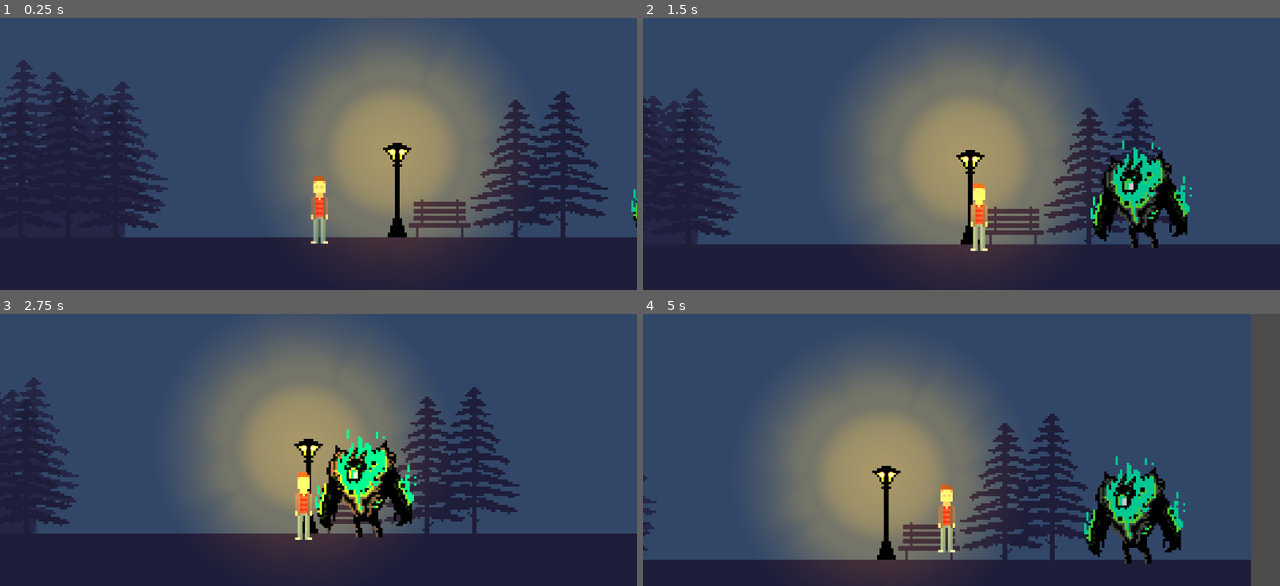
Above: before the commit, frames 1-4 (two rows, left to right).
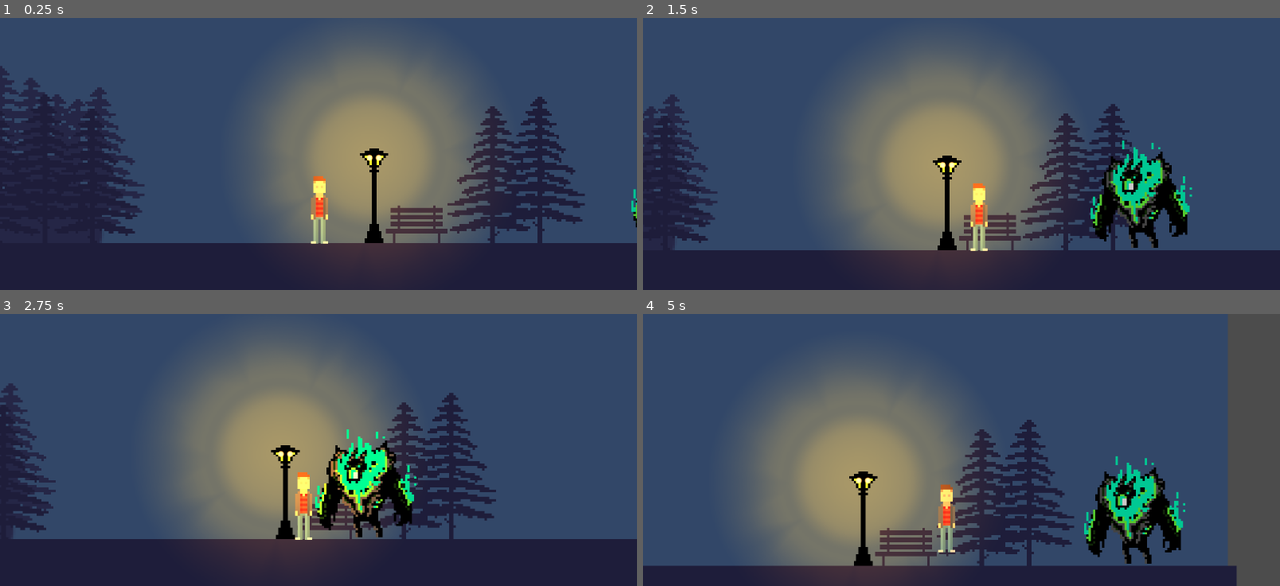
Above: after the commit, the same moments.

Repository: TjCulham/NightCrawler
Game: Godot game, scene res://source/levels/TestLevel.tscn
Same seed, same stepped clock (60 frames per second), same inputs: the game is played once before the commit and once after it.
Inputs:
- Up to frame 1 (0.25 s): no input
- Up to frame 2 (1.5 s): hold D (moveRight) from 0.53 s (still down); tap W (jump) at 0.77 s
- Up to frame 3 (2.75 s): tap W (jump) at 1.52 s; release D (moveRight) at 2.03 s; hold A (moveLeft) from 2.03 s (still down)
- Up to frame 4 (5 s): release A (moveLeft) at 2.78 s; hold D (moveRight) 2.78-4.28 s; tap W (jump) at 3.02, 3.77, 4.52 s; hold A (moveLeft) from 4.28 s (still down)

The runs differ from the first frame. In frame 1, 16% of the frame differs, in the area x 0-100%, y 15-84%; in frame 2, 13%; in frame 3, 13%; in frame 4, 16%, in the area x 0-96%, y 0-100%.

Commit message:
Moved background down

Diff:
--- a/source/levels/TestLevel.tscn
+++ b/source/levels/TestLevel.tscn
@@ -36,7 +36,7 @@
 [node name="TestLevel" type="Node2D"]
 
 [node name="WIP BACKGROUND FOR NIGHTCRAWLER" type="Sprite" parent="."]
-position = Vector2( 340.629, -491.808 )
+position = Vector2( 264.434, -472.259 )
 scale = Vector2( 7.80726, 7.80726 )
 texture = ExtResource( 1 )
 
@@ -49,7 +49,7 @@
 tile_data = PoolIntArray( 65501, 0, 0, 65502, 0, 0, 65503, 0, 0, 65504, 0, 0, 65505, 0, 0, 65506, 0, 0, 65507, 0, 0, 65 …(14870 unchanged characters)…
 
 [node name="Light2D" type="Light2D" parent="."]
-position = Vector2( 641.447, -292.215 )
+position = Vector2( 565.252, -272.666 )
 texture = ExtResource( 5 )
 color = Color( 1, 0.470588, 0, 1 )
 energy = 1.4
Not shown: 2 places in source/levels/TestLevel.tscn that only renumber resources
